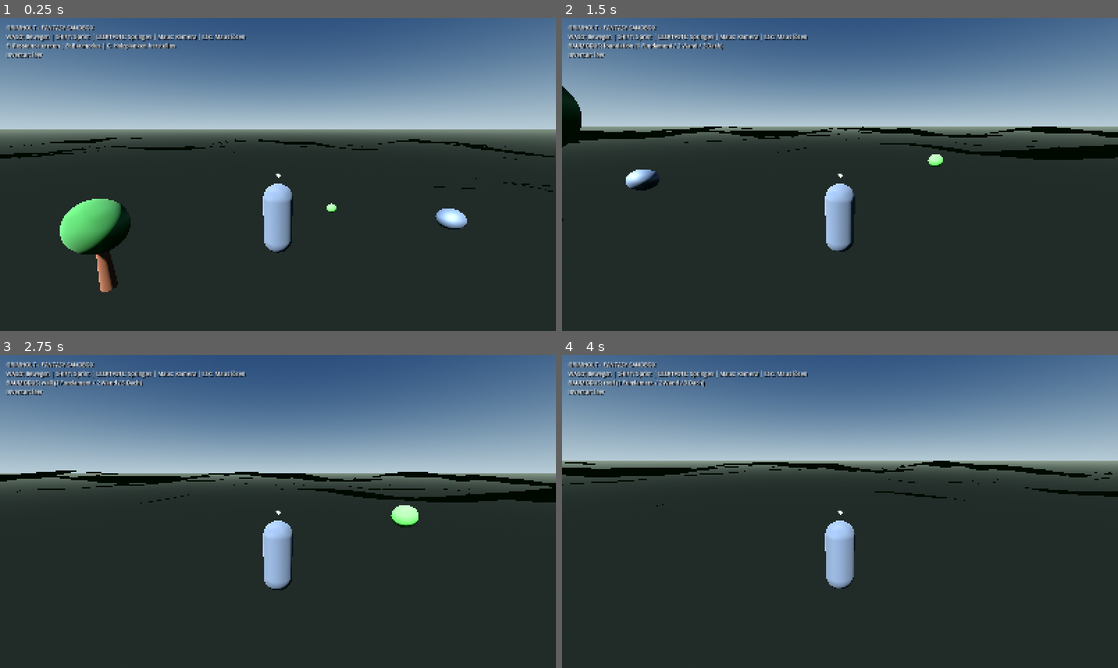
Above: before the commit, frames 1-4 (two rows, left to right).
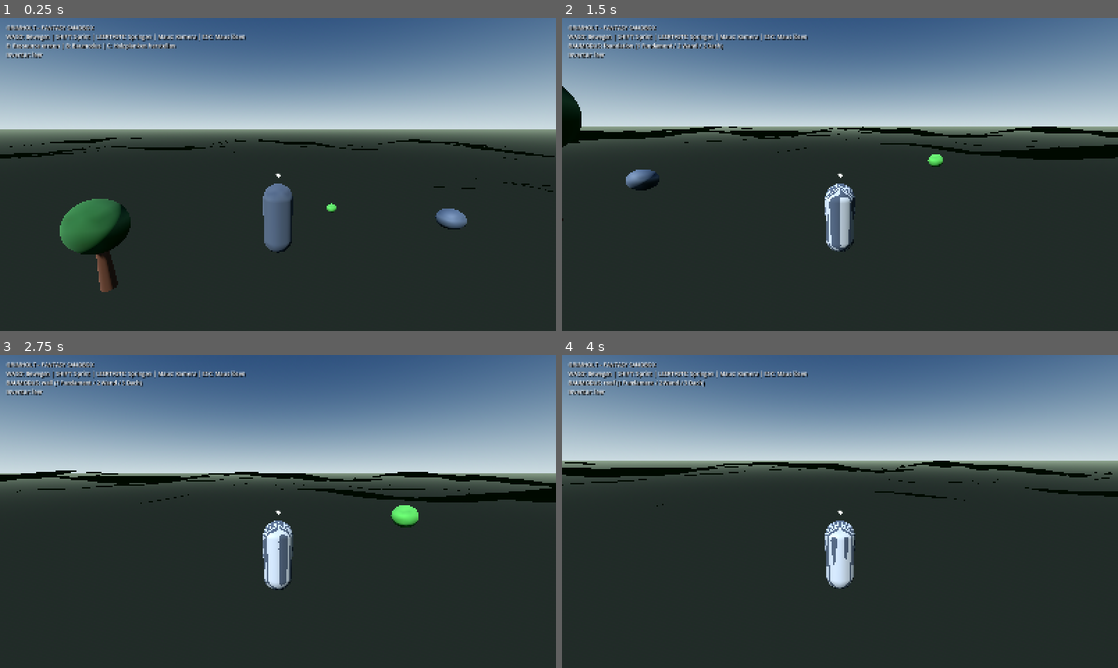
Above: after the commit, the same moments.

Repository: HazelTheSquirrel/Grimholt-Test
Game: Godot game, scene res://scenes/main.tscn
Two runs of this game, one before a commit and one after it. Both use one fixed random seed, a clock stepped at 60 frames per second and the inputs below.
Inputs (mouse positions are in pixels of both pictures, inside the frame that each line leads up to):
- Up to frame 1 (0.25 s): no input
- Up to frame 2 (1.5 s): tap Enter at 0.5 s; move the mouse to (867, 174) at 0.52 s; hold W (move_forward) from 0.53 s (still down); tap B at 0.6 s; click (867, 174) at 0.67 s; tap Space at 0.77 s; move the mouse to (812, 174) at 1.27 s; tap 1 at 1.35 s
- Up to frame 3 (2.75 s): keep holding W (move_forward); tap Space at 1.52 s; move the mouse to (289, 505) at 2.02 s; tap 2 at 2.1 s
- Up to frame 4 (4 s): keep holding W (move_forward); move the mouse to (834, 517) at 2.77 s; tap 3 at 2.85 s; click (834, 517) at 2.92 s; tap Space at 3.02, 3.77 s; move the mouse to (878, 514) at 3.52 s; tap C at 3.6 s

The runs differ from the first frame. In frame 1, 2.8% of the frame differs, in the area x 10-84%, y 52-88%; in frame 2, 1.2%; in frame 3, 1.3%; in frame 4, 1.0%.

Commit message:
Use editable scene nodes for the world setup

Diff:
--- a/Grimholt/scripts/main.gd
+++ b/Grimholt/scripts/main.gd
@@ -1,50 +1,37 @@
 extends Node3D
 
-const TerrainScript = preload("res://scripts/world/terrain_world.gd")
-const PlayerScript = preload("res://scripts/player_controller.gd")
-const InventoryScript = preload("res://scripts/systems/inventory.gd")
-const BuildingScript = preload("res://scripts/systems/building_system.gd")
+@onready var terrain: GrimholtTerrainWorld = $TerrainWorld
+@onready var player: GrimholtPlayer = $Player
+@onready var building_system: GrimholtBuildingSystem = $PlayerBuildings
+@onready var world_environment: WorldEnvironment = $WorldEnvironment
+@onready var sun: DirectionalLight3D = $Sun
 
 func _ready() -> void:
     _setup_environment()
-    var terrain: GrimholtTerrainWorld = TerrainScript.new()
-    terrain.name = "TerrainWorld"
-    add_child(terrain)
-    var building_system: GrimholtBuildingSystem = BuildingScript.new()
-    building_system.name = "PlayerBuildings"
-    add_child(building_system)
-    var player: GrimholtPlayer = PlayerScript.new()
-    player.name = "Player"
-    add_child(player)
-    var inventory: GrimholtInventory = InventoryScript.new()
-    inventory.name = "Inventory"
-    player.add_child(inventory)
+    var inventory := player.get_node("Inventory") as GrimholtInventory
     player.inventory = inventory
     player.building_system = building_system
     player.global_position = Vector3(0.0, terrain.height_at(0.0, 0.0) + 5.0, 0.0)
     terrain.populate_resources(inventory)
 
 func _setup_environment() -> void:
-    var world_environment := WorldEnvironment.new()
     var environment := Environment.new()
     environment.background_mode = Environment.BG_SKY
     var sky := Sky.new()
     var sky_material := ProceduralSkyMaterial.new()
     sky_material.sky_top_color = Color(0.10, 0.20, 0.34)
-    sky_material.sky_horizon_color = Color(0.58, 0.67, 0.72)
+    sky_material.sky_horizon_color = Color(0.67, 0.75, 0.78)
     sky_material.ground_bottom_color = Color(0.12, 0.15, 0.14)
-    sky_material.ground_horizon_color = Color(0.42, 0.48, 0.43)
+    sky_material.ground_horizon_color = Color(0.43, 0.50, 0.43)
     sky.sky_material = sky_material
     environment.sky = sky
     environment.ambient_light_source = Environment.AMBIENT_SOURCE_SKY
+    environment.ambient_light_energy = 0.75
     environment.tonemap_mode = Environment.TONE_MAPPER_FILMIC
     environment.sdfgi_enabled = true
     environment.volumetric_fog_enabled = true
-    environment.volumetric_fog_density = 0.012
+    environment.volumetric_fog_density = 0.008
     world_environment.environment = environment
-    add_child(world_environment)
-    var sun := DirectionalLight3D.new()
     sun.rotation_degrees = Vector3(-48.0, -32.0, 0.0)
     sun.light_energy = 1.2
     sun.shadow_enabled = true
-    add_child(sun)
